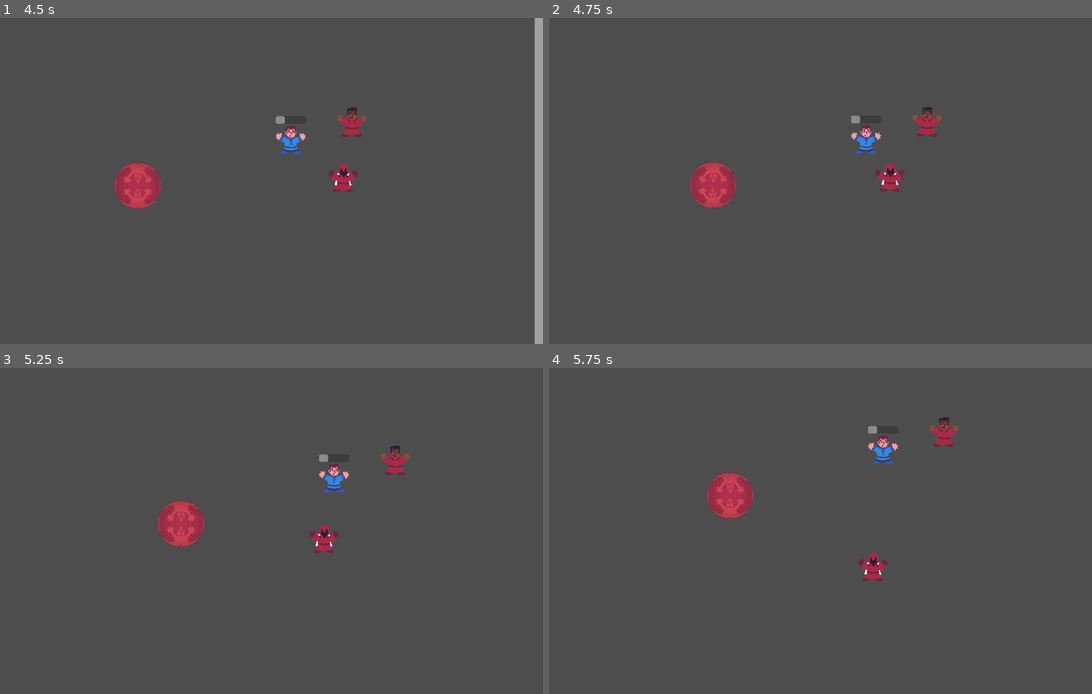
Above: before the commit, frames 1-4 (two rows, left to right).
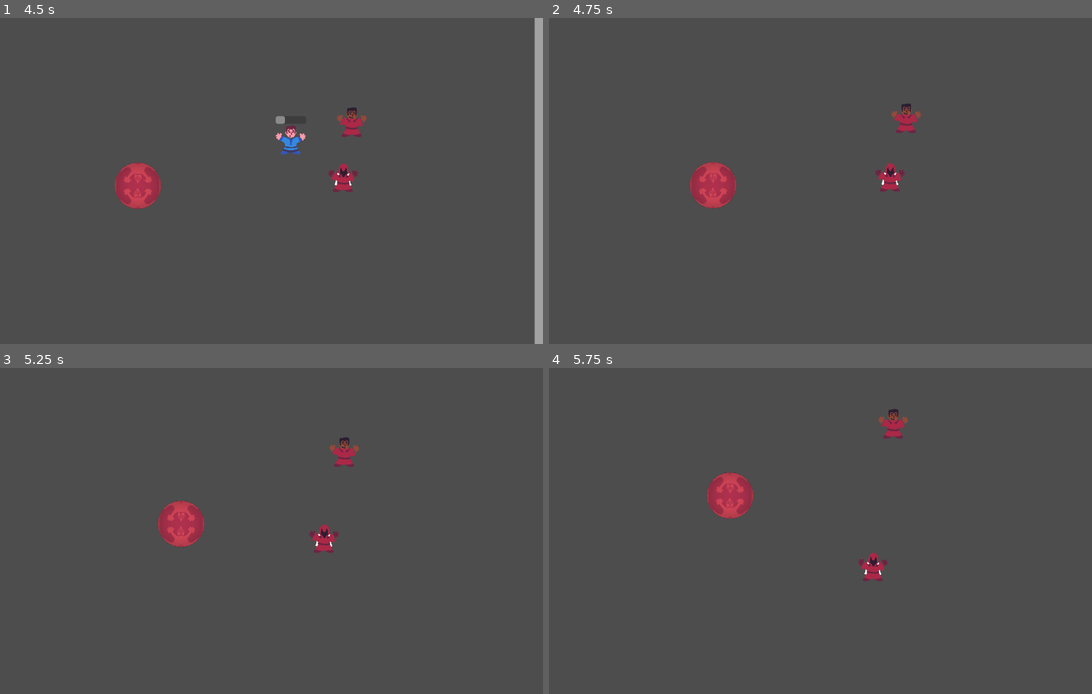
Above: after the commit, the same moments.

Repository: Hangover-Sunshine/KATAMARI-MEATBALL
Game: Godot game, scene res://scenes/Temporary/CatamariTest.tscn
The game is run twice, just before and just after one commit, with the same random seed, the same clock (stepped at 60 frames per second) and the same inputs. This scene is started directly instead of the project's main scene.
Inputs (mouse positions are in pixels of both pictures, inside the frame that each line leads up to):
- Up to frame 1 (4.5 s): move the mouse to (380, 164) at 0.52 s; hold D (WalkRight) 0.53-1.28 s; click (380, 164) at 0.67 s; move the mouse to (135, 197) at 1.27 s; hold S (WalkDown) 1.28-2.03 s; click (135, 197) at 1.42 s; move the mouse to (309, 109) at 2.02 s; hold D (WalkRight) 2.03-2.78 s; click (309, 109) at 2.17 s; move the mouse to (222, 246) at 2.77 s; hold W (WalkUp) 2.78-3.53 s; click (222, 246) at 2.92 s; move the mouse to (428, 229) at 3.52 s; hold A (WalkLeft) from 3.53 s (still down); click (428, 229) at 3.67 s; move the mouse to (76, 132) at 4.27 s; click (76, 132) at 4.42 s
- Up to frame 2 (4.75 s): keep holding A (WalkLeft)
- Up to frame 3 (5.25 s): move the mouse to (282, 531) at 5.02 s; release A (WalkLeft) at 5.03 s; hold S (WalkDown) from 5.03 s (still down); click (282, 531) at 5.17 s
- Up to frame 4 (5.75 s): keep holding S (WalkDown)

Frame 1 is identical in both runs. In frame 2, 0.8% of the frame differs, in the area x 55-73%, y 26-42%; in frame 3, 0.8%; in frame 4, 0.8%, in the area x 58-76%, y 12-30%.

Commit message:
added ability for player to heal by killing entities themself

Diff:
--- a/prefabs/entities/Cultist.tscn
+++ b/prefabs/entities/Cultist.tscn
@@ -14,7 +14,7 @@
 
 [node name="Cultist" type="CharacterBody2D"]
 collision_layer = 16
-collision_mask = 33
+collision_mask = 32
 script = ExtResource("1_oplj2")
 ConsumptionScore = 5.5
 
--- a/prefabs/entities/Player.tscn
+++ b/prefabs/entities/Player.tscn
@@ -9,6 +9,8 @@
 [ext_resource type="AudioStream" uid="uid://cnb6h35jno0mr" path="res://assets/sfx/punch_meat/PunchMeat1.ogg" id="7_50eb4"]
 [ext_resource type="AudioStream" uid="uid://b46n5llu4u6cg" path="res://assets/sfx/punch_meat/PunchMeat2.ogg" id="8_jsewf"]
 [ext_resource type="AudioStream" uid="uid://b3h8l644juvw3" path="res://assets/sfx/punch_people/PunchWhiff.ogg" id="9_1podi"]
+[ext_resource type="AudioStream" uid="uid://bwp801leampbs" path="res://assets/sfx/punch_people/PunchPerson2.ogg" id="10_241q6"]
+[ext_resource type="AudioStream" uid="uid://b7vb788xrarj" path="res://assets/sfx/punch_people/PunchPerson3.ogg" id="11_bdsw7"]
 
 [sub_resource type="RectangleShape2D" id="RectangleShape2D_7u0wk"]
 size = Vector2(82, 82)
@@ -29,7 +31,6 @@
 [node name="Rotator" type="Node2D" parent="."]
 
 [node name="EntityPunchDetector" type="Area2D" parent="Rotator"]
-collision_layer = 0
 collision_mask = 30
 
 [node name="CollisionShape2D" type="CollisionShape2D" parent="Rotator/EntityPunchDetector"]
@@ -71,5 +72,20 @@
 [node name="AudioStreamPlayer2D3" type="AudioStreamPlayer2D" parent="PunchWiff"]
 stream = ExtResource("9_1podi")
 
+[node name="PunchPeoplePool" type="Node2D" parent="."]
+script = ExtResource("3_ssnle")
+
+[node name="AudioStreamPlayer2D" type="AudioStreamPlayer2D" parent="PunchPeoplePool"]
+stream = ExtResource("10_241q6")
+
+[node name="AudioStreamPlayer2D2" type="AudioStreamPlayer2D" parent="PunchPeoplePool"]
+stream = ExtResource("11_bdsw7")
+
+[node name="AudioStreamPlayer2D3" type="AudioStreamPlayer2D" parent="PunchPeoplePool"]
+stream = ExtResource("10_241q6")
+
+[node name="AudioStreamPlayer2D4" type="AudioStreamPlayer2D" parent="PunchPeoplePool"]
+stream = ExtResource("11_bdsw7")
+
 [connection signal="body_entered" from="Rotator/EntityPunchDetector" to="." method="_on_entity_punch_detector_body_entered"]
 [connection signal="body_exited" from="Rotator/EntityPunchDetector" to="." method="_on_entity_punch_detector_body_exited"]
--- a/scripts/entity/Civilian.gd
+++ b/scripts/entity/Civilian.gd
@@ -157,3 +157,7 @@
 	# die
 	queue_free()
 ##
+
+func take_damage(dmg):
+	queue_free()
+##
--- a/scripts/entity/Player.gd
+++ b/scripts/entity/Player.gd
@@ -11,6 +11,7 @@
 @onready var step_pool = $StepPool
 @onready var punch_meat_pool = $PunchMeatPool
 @onready var punch_wiff = $PunchWiff
+@onready var punch_people_pool = $PunchPeoplePool
 
 var time_since_held:float = 0
 var mouse_pressed:bool = false
@@ -46,6 +47,11 @@
 		ball.smacked(dir_from_player_to_mouse, clampf(time_since_held / MaxWindupTime, 0, 1))
 		punch_meat_pool.play_random_sound()
 	##
+
+	if len(enemies_in_way) > 0 and ball == null:
+		punch_people_pool.play_random_sound()
+	##
+
 	for e in enemies_in_way:
 		e.take_damage(Damage)
 		if health < MaxHealth:
@@ -55,7 +61,6 @@
 			##
 		##
 	##
-	enemies_in_way.clear()
 ##
 
 func _process(delta):
--- a/scripts/entity/adventurer/Adventurer.gd
+++ b/scripts/entity/adventurer/Adventurer.gd
@@ -43,7 +43,7 @@
 	health -= dmg
 	if health <= 0:
 		# do things
-		pass
 		GlobalSignals.emit_signal("entity_removed")
+		queue_free()
 	##
 ##
Not shown: 1 places in prefabs/entities/Player.tscn that only renumber resources
